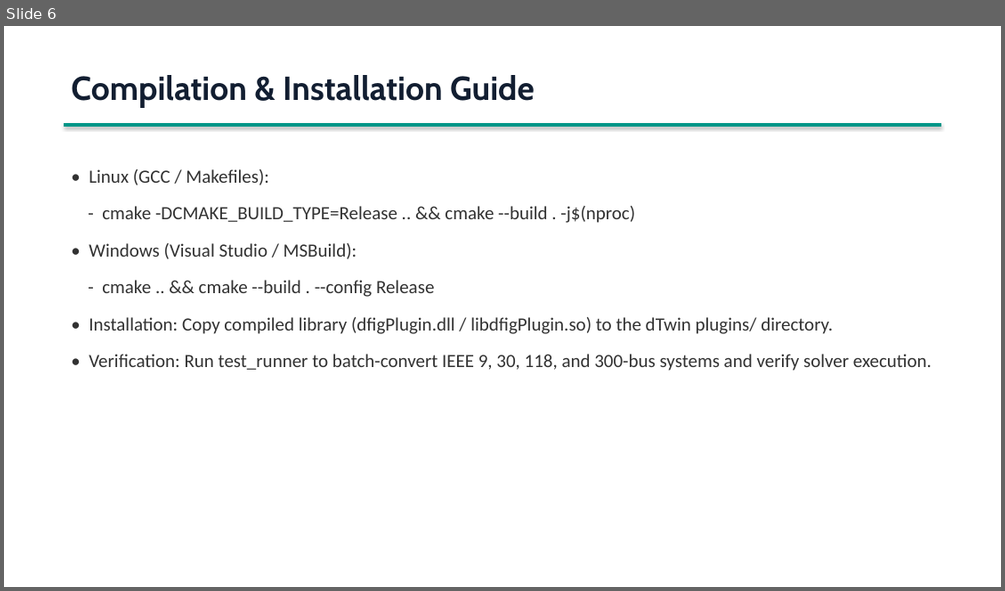
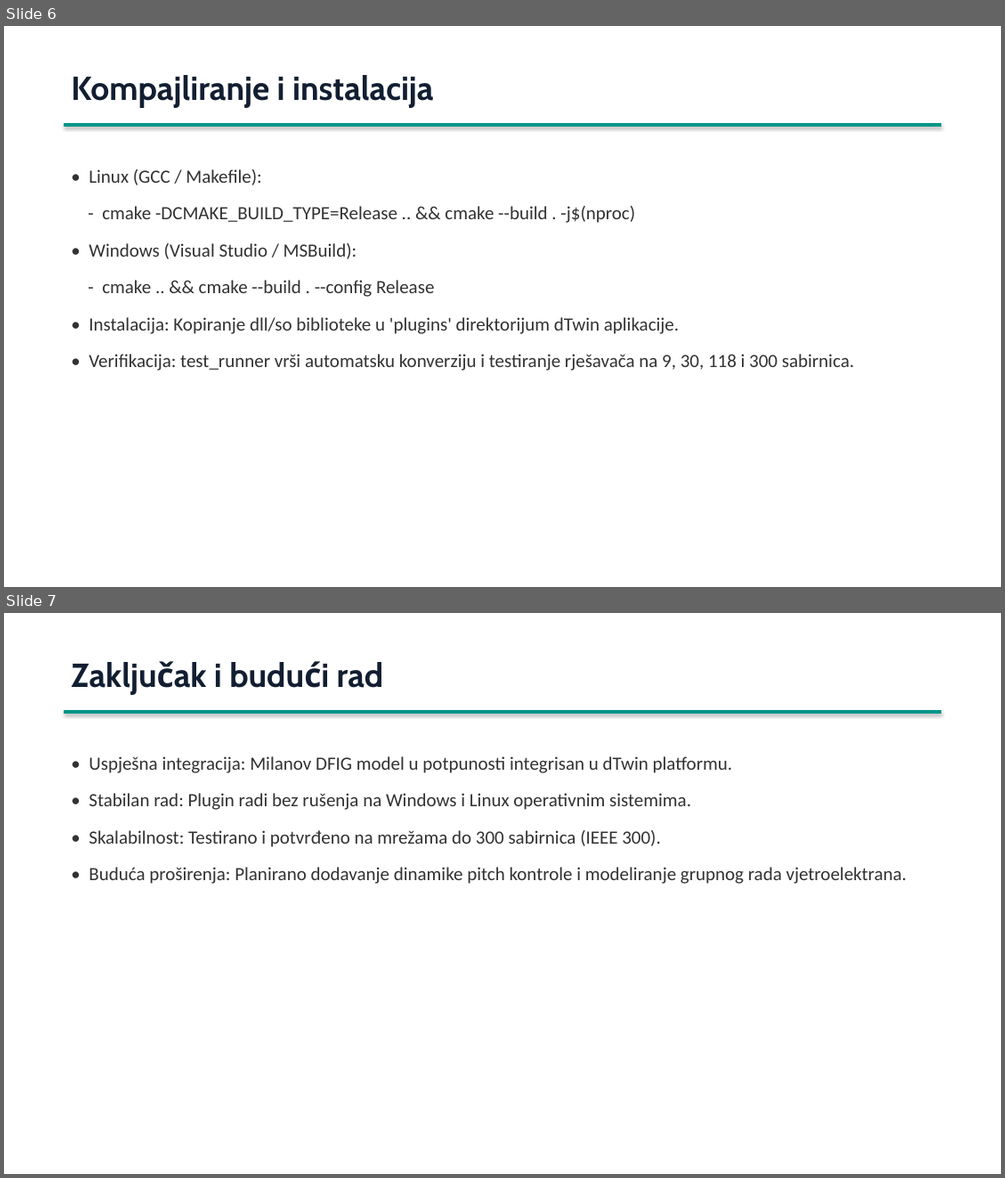
Before and after one commit to abudabiduba/SREES_2026_Gilic_VDFIG, a slide deck: presentation/DFIG_Presentation.pptx. Shown one above the other, each under a label of ours: slide 6 before the commit, slides 6 and 7 after it. The pictures are 1005x591 and 1005x1178 pixels, drawn with LibreOffice and Linux fonts; fonts in the diff are those of the drawing. Boxes give left, top, right and bottom in pixels: in the first picture for what was removed or moved away, otherwise in the second. Text is boxed around its words. In the diff, an @@ line names an element or a change of style, - is before the commit and + after.

Commit message:
Update DFIG_Presentation.pptx with Bosnian slide translations

```diff
--- a/presentation/DFIG_Presentation.pptx
+++ b/presentation/DFIG_Presentation.pptx
@@ slide 7 added at <box>4,613,1001,1174</box>, background #FFFFFF @@
@@ text added at <box>214,662,383,688</box>, 32 pt, text #121E31, bold @@
+Zaključak i budući rad
@@ rectangle added at <box>64,710,941,714</box>, fill #009688, outline #009688 0.75 pt @@
@@ text added at <box>89,756,906,884</box>, 18 pt, text #323232 @@
+• Uspješna integracija: Milanov DFIG model u potpunosti integrisan u dTwin platformu.
+• Stabilan rad: Plugin radi bez rušenja na Windows i Linux operativnim sistemima.
+• Skalabilnost: Testirano i potvrđeno na mrežama do 300 sabirnica (IEEE 300).
+• Buduća proširenja: Planirano dodavanje dinamike pitch kontrole i modeliranje grupnog rada vjetroelektrana.
@@ slide 6 changed as well @@
@@ text at <box>71,75,433,107</box>: text changed @@
-Compilation & Installation Guide
+Kompajliranje i instalacija
@@ text at <box>89,169,261,185</box>: text changed @@
-• Linux (GCC / Makefiles):
+• Linux (GCC / Makefile):
@@ text at <box>89,317,854,370</box>: text changed @@
-• Installation: Copy compiled library (dfigPlugin.dll / libdfigPlugin.so) to the dTwin plugins/ directory.
-• Verification: Run test_runner to batch-convert IEEE 9, 30, 118, and 300-bus systems and verify solver execution.
+• Instalacija: Kopiranje dll/so biblioteke u 'plugins' direktorijum dTwin aplikacije.
+• Verifikacija: test_runner vrši automatsku konverziju i testiranje rješavača na 9, 30, 118 i 300 sabirnica.
```
Also in this commit, not shown: 3 other slides changed, 2 other slides added, 3 slides removed.
